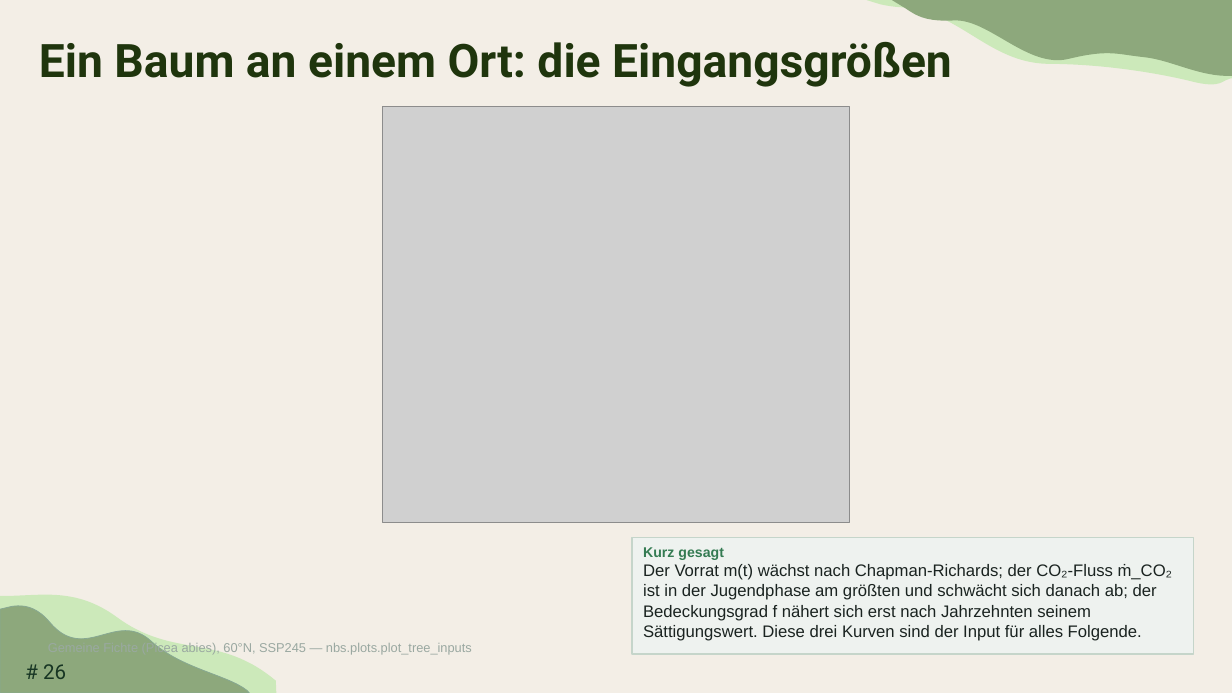
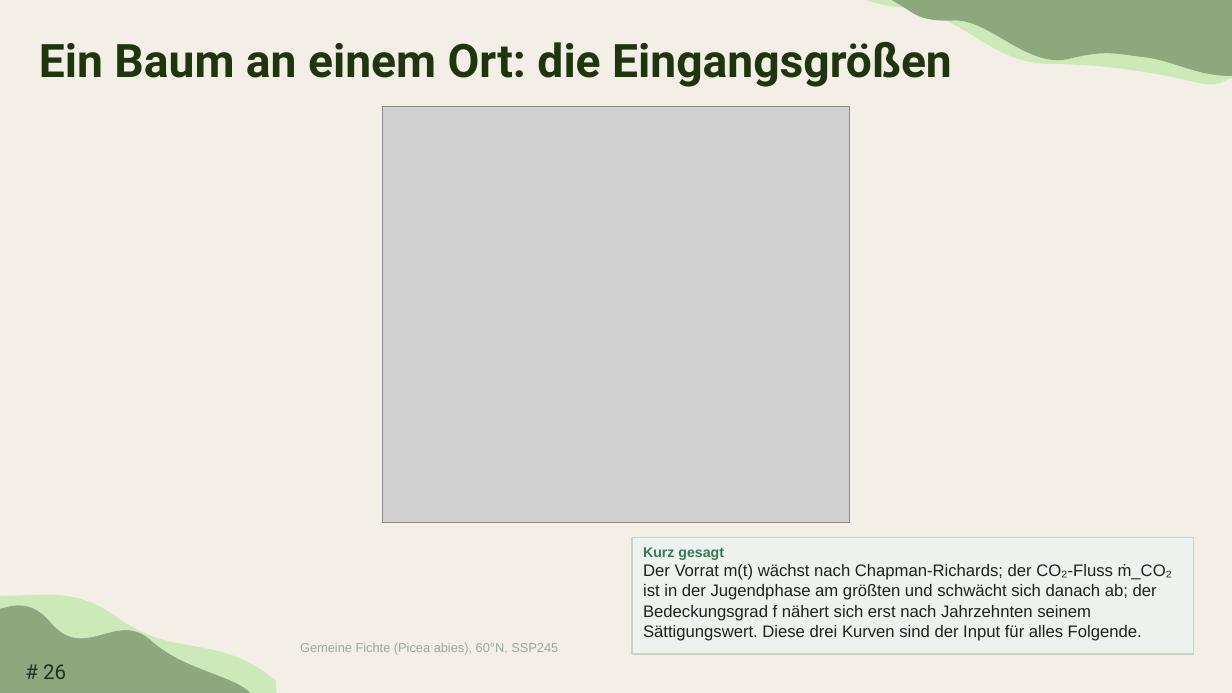
Before and after one commit to TimoDiepers/woodway, a slide deck: slide 26 of docs/slides/dissvortrag.pptx. Drawn at 1232x693 pixels with LibreOffice and Linux fonts; fonts in the diff are those of the drawing; grey boxes stand for pictures. Boxes give left, top, right and bottom in pixels: in the first picture for what was removed or moved away, otherwise in the second. Text is boxed around its words. In the diff, an @@ line names an element or a change of style, - is before the commit and + after.

```diff
--- a/docs/slides/dissvortrag.pptx
+++ b/docs/slides/dissvortrag.pptx
@@ text at box(300, 643, 558, 655): text changed @@
-Gemeine Fichte (Picea abies), 60°N, SSP245 — nbs.plots.plot_tree_inputs
+Gemeine Fichte (Picea abies), 60°N, SSP245
```
Also in this commit, not shown: 11 other slides changed.
